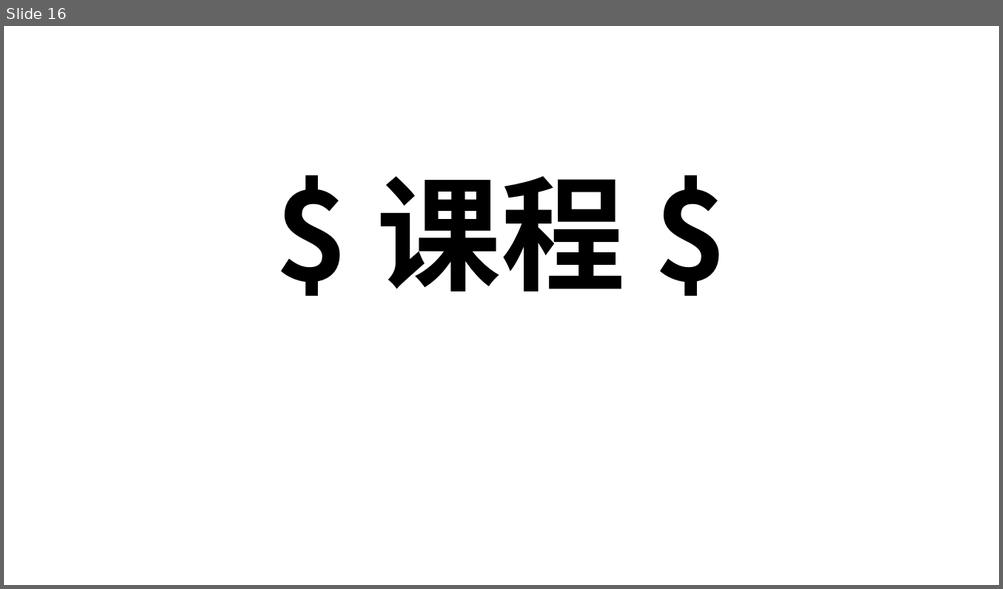
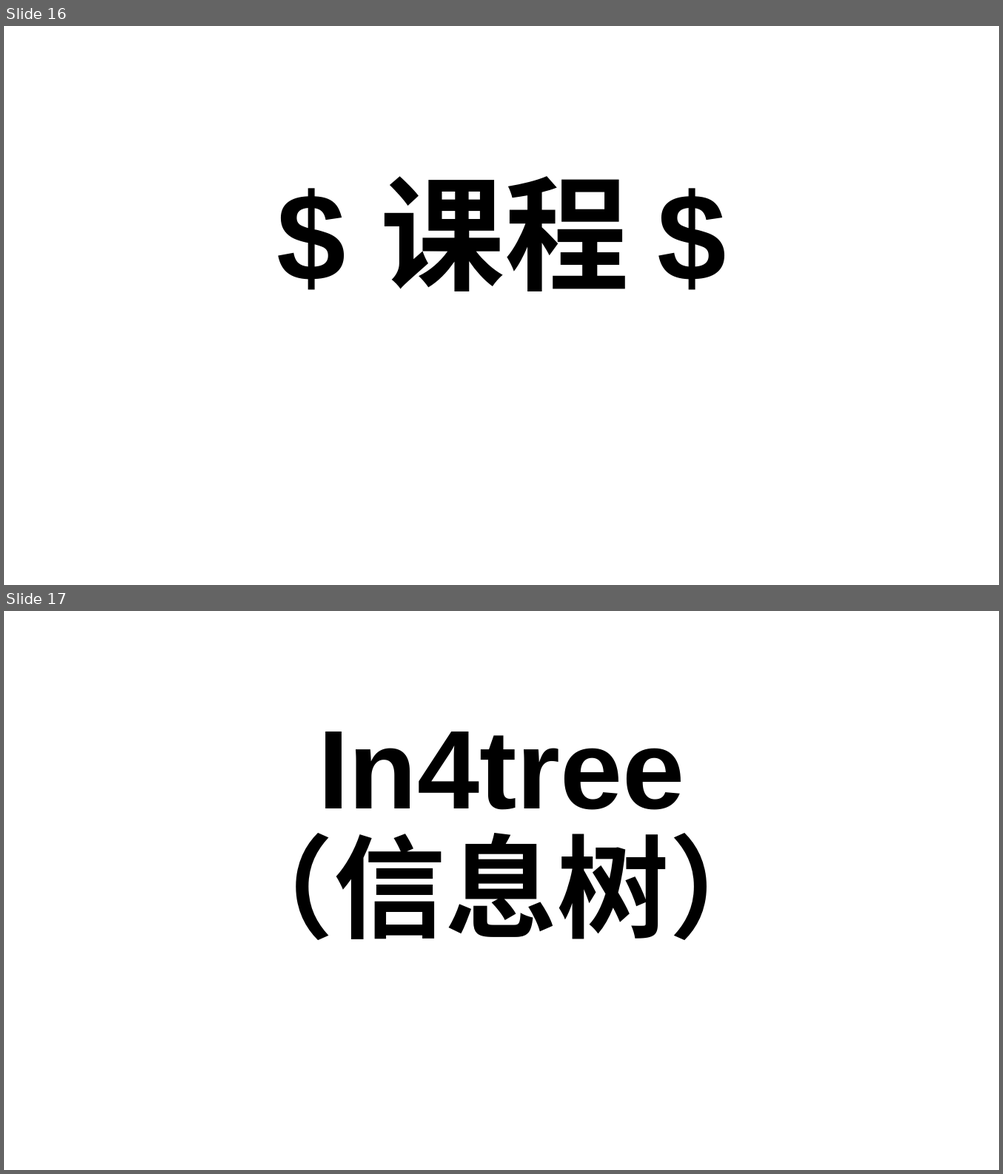
Before and after one commit to aistudybar/ob-OnePersonCompany, a slide deck: _attachment/一人公司（OPC）.pptx. Shown one above the other, each under a label of ours: slide 16 before the commit, slides 16 and 17 after it. The pictures are 1003x589 and 1003x1174 pixels, drawn with LibreOffice and Linux fonts; fonts in the diff are those of the drawing. Boxes give left, top, right and bottom in pixels: in the first picture for what was removed or moved away, otherwise in the second. Text is boxed around its words. In the diff, an @@ line names an element or a change of style, - is before the commit and + after.

```diff
--- a/_attachment/一人公司（OPC）.pptx
+++ b/_attachment/一人公司（OPC）.pptx
@@ slide 17 added at (4,611,999,1170), background #FFFFFF @@
@@ title added at (222,732,781,940), 108 pt, text #000000, bold @@
+In4tree
+（信息树）
@@ slide 16 changed as well @@
@@ title "$ 课程 $" at (380,176,629,292): font Noto Sans CJK SC to Arial @@
```
Also in this commit, not shown: 16 other slides changed, 9 other slides added, 2 slides removed, 3 other files.
